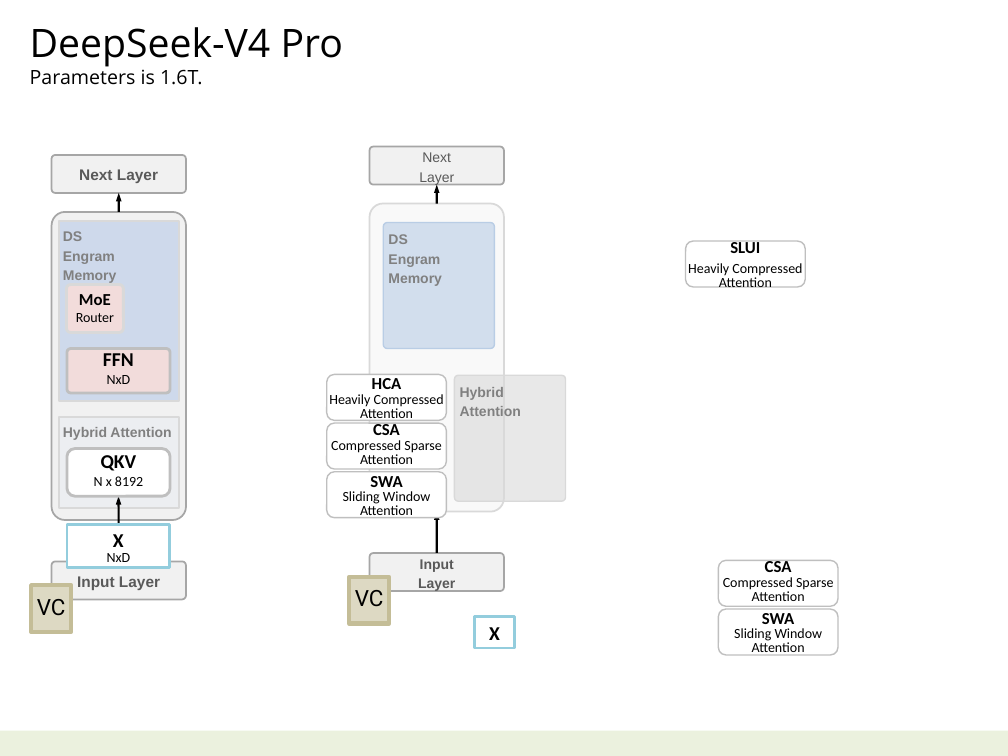
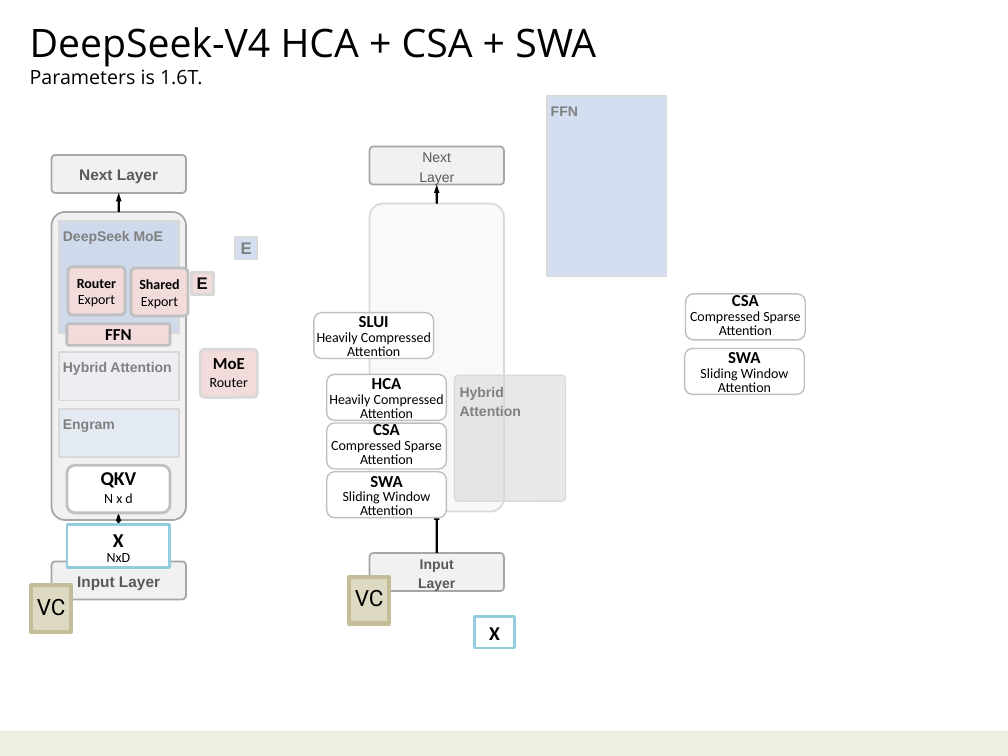
Before and after one commit to navibator/crazy-ai, a slide deck: slide 41 of ai.pptx. Drawn at 1008x756 pixels with LibreOffice and Linux fonts; fonts in the diff are those of the drawing. Boxes give left, top, right and bottom in pixels: in the first picture for what was removed or moved away, otherwise in the second. Text is boxed around its words. In the diff, an @@ line names an element or a change of style, - is before the commit and + after.

```diff
--- a/ai.pptx
+++ b/ai.pptx
@@ text at (30,27,596,85): text changed; size 14 to 28 pt @@
-DeepSeek-V4 Pro
-Parameters is 1.6T.
+DeepSeek-V4 HCA + CSA + SWA
+Parameters is 1.6T.
@@ rectangle added at (546,97,666,277), fill #B7C9E7 at 60% opacity, outline #D9D9D9 1.25 pt, 10 pt, text #808080, bold @@
+FFN
@@ rectangle added at (59,221,179,333), fill #B7C9E7 at 60% opacity, outline #D9D9D9 1.25 pt, 10 pt, text #808080, bold @@
+DeepSeek MoE
@@ text in rectangle at (63,231,82,241): paragraph removed @@
-DS
@@ rectangle added at (235,237,257,259), fill #B7C9E7 at 60% opacity, outline #D9D9D9 1.25 pt, 12 pt, text #808080, bold @@
+E
@@ rounded rectangle removed at (383,223,494,349) @@
-DS
-Engram
-Memory
@@ rounded rectangle "Router": place and size @@
-rounded rectangle "Router" at (67,284,124,333)
+rounded rectangle "Router" at (69,267,126,316)
@@ rounded rectangle "Router" at (69,267,126,316): outline #D9D9D9 2 pt to #BFBFBF 2 pt @@
@@ rounded rectangle added at (131,268,188,317), fill #F2DCDB, outline #BFBFBF 2 pt, 10 pt, text #000000, bold @@
+Shared
+Export
@@ text in rectangle at (63,270,116,283): paragraph removed @@
-Memory
@@ text in rounded rectangle at (77,279,116,288): bold on in "Router" @@
@@ text in rounded rectangle at (78,295,115,307): paragraph added @@
+Export
@@ text in rounded rectangle at (79,294,111,305): paragraph removed @@
-MoE
@@ rectangle added at (192,272,214,294), fill #F2DCDB, outline #D9D9D9 2 pt, 12 pt, text #0D0D0D, bold @@
+E
@@ rounded rectangle "CSA": place and size @@
-rounded rectangle "CSA" at (719,560,839,607)
+rounded rectangle "CSA" at (685,294,805,341)
@@ rounded rectangle "FFN": place and size @@
-rounded rectangle "FFN" at (67,349,169,393)
+rounded rectangle "FFN" at (67,324,169,345)
@@ rounded rectangle "FFN" at (67,324,169,345): size 14 to 12 pt; line spacing 12pt to 14pt @@
@@ rounded rectangle "SLUI": place and size @@
-rounded rectangle "SLUI" at (685,241,805,287)
+rounded rectangle "SLUI" at (313,312,433,359)
@@ rectangle "Hybrid Attention": place and size @@
-rectangle "Hybrid Attention" at (59,417,179,508)
+rectangle "Hybrid Attention" at (59,352,179,400)
@@ rounded rectangle added at (201,350,258,398), fill #F2DCDB, outline #D9D9D9 2 pt, 10 pt, text #000000 @@
+MoE
+Router
@@ text in rounded rectangle at (317,332,431,345): line spacing 14pt to 10pt @@
@@ rounded rectangle "SWA": place and size @@
-rounded rectangle "SWA" at (719,609,839,655)
+rounded rectangle "SWA" at (684,349,804,395)
@@ text in rounded rectangle at (107,375,131,384): paragraph removed @@
-NxD
@@ rectangle "Engram": place and size @@
-rectangle "Engram" at (59,221,179,401)
+rectangle "Engram" at (59,409,179,457)
@@ rectangle "Engram" at (59,409,179,457): fill #B7C9E7 at 60% opacity to #DCE6F2 at 60% opacity @@
@@ rounded rectangle "QKV": place and size @@
-rounded rectangle "QKV" at (67,449,169,496)
+rounded rectangle "QKV" at (67,466,169,513)
@@ text in rounded rectangle at (104,493,132,503): text changed @@
-N x 8192
+N x d
@@ arrow moved from (119, 544) - (119, 496) to (119, 560) - (119, 513) @@
```
Also in this commit, not shown: 5 other slides changed.
